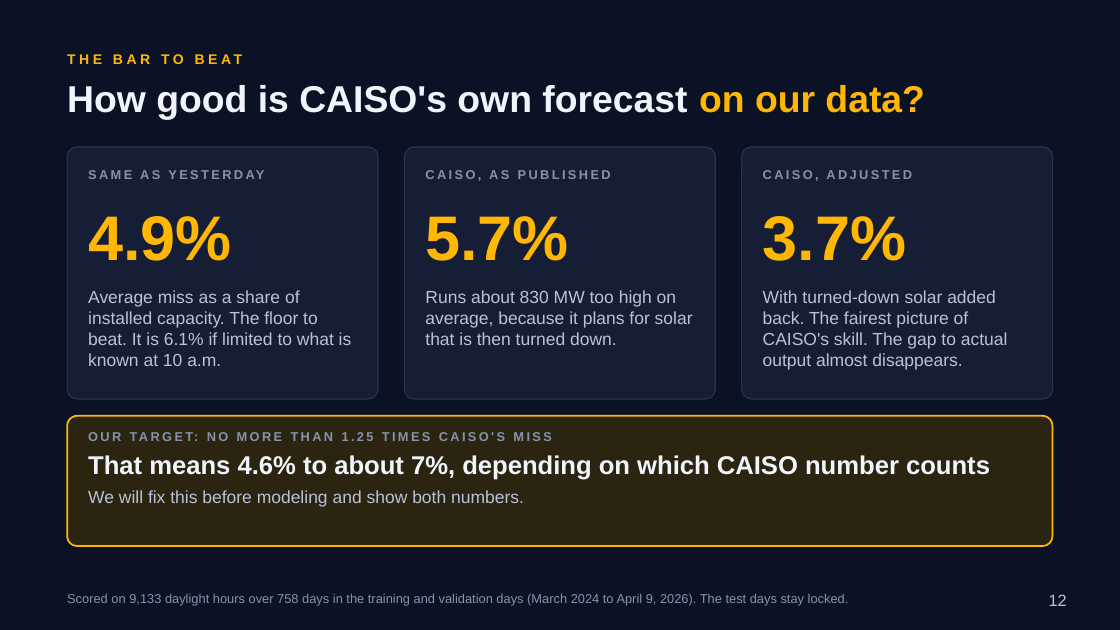
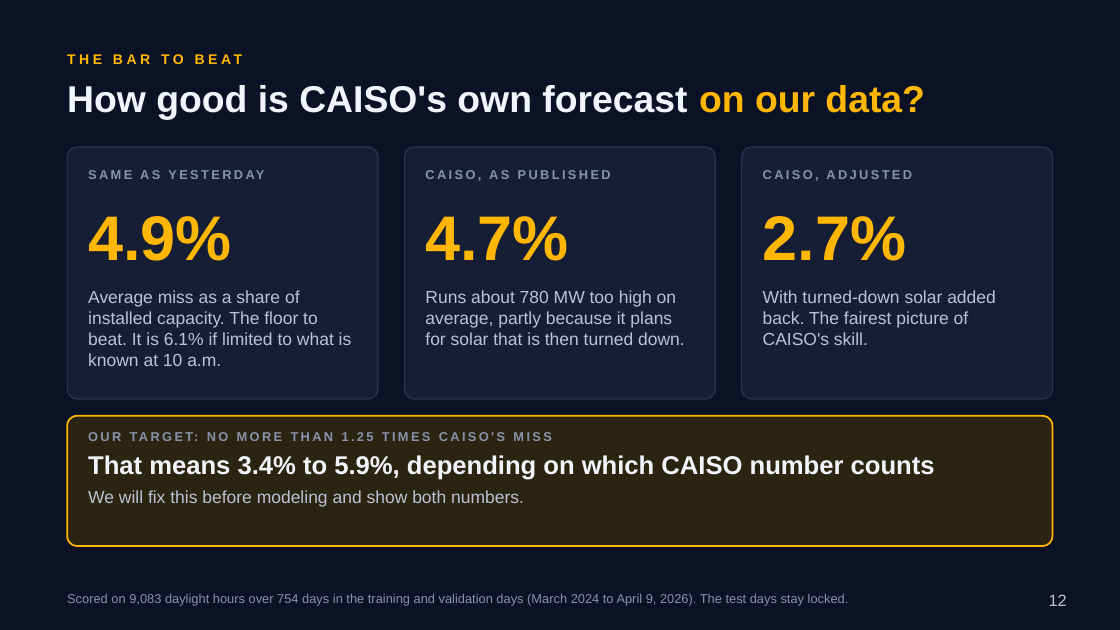
Before and after one commit to RaulSolaNavarro/caiso-solar-forecast, a slide deck: slide 12 of deck/capstone2/Capstone2_Deck.pptx. Drawn at 1120x630 pixels with LibreOffice and Linux fonts; fonts in the diff are those of the drawing. Boxes give left, top, right and bottom in pixels: in the first picture for what was removed or moved away, otherwise in the second. Text is boxed around its words. In the diff, an @@ line names an element or a change of style, - is before the commit and + after.

```diff
--- a/deck/capstone2/Capstone2_Deck.pptx
+++ b/deck/capstone2/Capstone2_Deck.pptx
@@ text at box(425, 216, 569, 261): text changed @@
-5.7%
+4.7%
@@ text at box(763, 216, 907, 261): text changed @@
-3.7%
+2.7%
@@ text at box(425, 290, 685, 345): text changed @@
-Runs about 830 MW too high on average, because it plans for solar that is then turned down.
+Runs about 780 MW too high on average, partly because it plans for solar that is then turned down.
@@ text at box(763, 290, 996, 345): text changed @@
-With turned-down solar added back. The fairest picture of CAISO's skill. The gap to actual output almost disappears.
+With turned-down solar added back. The fairest picture of CAISO's skill.
@@ text at box(88, 455, 935, 480): text changed @@
-That means 4.6% to about 7%, depending on which CAISO number counts
+That means 3.4% to 5.9%, depending on which CAISO number counts
@@ text at box(67, 594, 849, 606): text changed @@
-Scored on 9,133 daylight hours over 758 days in the training and validation days (March 2024 to April 9, 2026). The test days stay locked.
+Scored on 9,083 daylight hours over 754 days in the training and validation days (March 2024 to April 9, 2026). The test days stay locked.
```
Also in this commit, not shown: 6 other slides changed, 15 other files.
